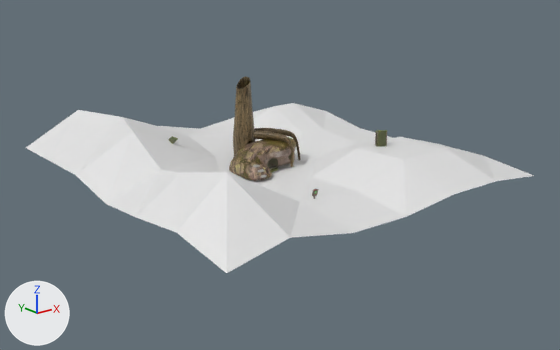
What one commit did to the Blender file ProyectoFinal/ProyectoFinal/Models/Shrek/Guide.blend.
The view is the same before and after, from a 50 mm lens placed at (-150.9, -193.0, 74.1), pointed at (-0.9, -5.5, -0.9). The lights are fixed; the arrows at lower left show +X, +Y and +Z.

Names of what the first picture shows: 'Bano', 'Casa', 'Letreto', 'Puerta_Bano', 'Suelo'.
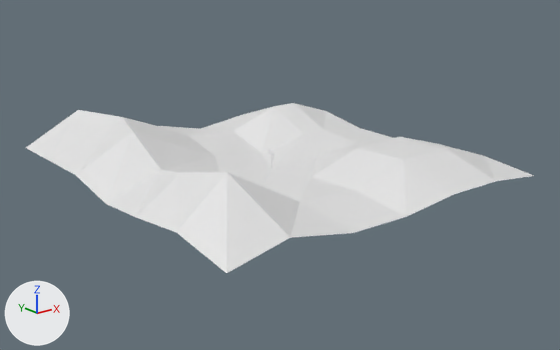
The change, as a diff of the scene's bpy script:
```diff
--- a/ProyectoFinal/ProyectoFinal/Models/Shrek/Guide.blend.py
+++ b/ProyectoFinal/ProyectoFinal/Models/Shrek/Guide.blend.py
@@ me_cube_001 @@
+me_cube_001.from_pydata(...)  # 109 vertices, 79 faces; spans x 0.0..0.27, y -1.28..1.5, z -0.01..6.31
@@ ob_casa @@
 ob_casa.location = (0.0, 0.0, 0.0)
+ob_casa.hide_set(True)  # its collection is switched off
@@ ob_bano @@
 ob_bano.location = (27.0, -23.0, 8.0)
+ob_bano.hide_set(True)  # its collection is switched off
@@ ob_ataud @@
 ob_ataud.location = (0.0, 0.0, 0.0)
+ob_ataud.hide_set(True)
@@ ob_cristal @@
 ob_cristal.location = (0.0, 0.0, 0.0)
+ob_cristal.hide_set(True)
@@ ob_silla @@
 ob_silla.location = (0.0, 0.0, 0.0)
+ob_silla.hide_set(True)
@@ ob_puerta_bano @@
 ob_puerta_bano.rotation_euler = (4.712, 4.712, 0.0)  # degrees (270, 270, 0)
+ob_puerta_bano.hide_set(True)
@@ ob_letreto @@
 ob_letreto.location = (-15.3, -38.7, 3.0)
+ob_letreto.hide_set(True)
@@ ob_faro @@
+ob_faro = bpy.data.objects.new('Faro', me_cube_001)
+ob_faro.location = (0.0, 0.0, 0.0)
+_m = ob_faro.modifiers.new('Mirror', 'MIRROR')
+_m.use_clip = True
```

Changed parts and their boxes (x1, y1, x2, y2) in the pictures (560 x 350 px):
'Casa', hidden
    before: (229, 77, 301, 181)
'Bano', hidden
    before: (375, 130, 388, 147)
'Puerta_Bano', hidden
    before: (168, 136, 178, 144)
'Letreto', hidden
    before: (312, 189, 318, 199)
'Faro', added
    after: (268, 149, 275, 168)
'Cristal', hidden
    before: (269, 166, 278, 170)
'Ataud', hidden
    before: (270, 168, 278, 172)
